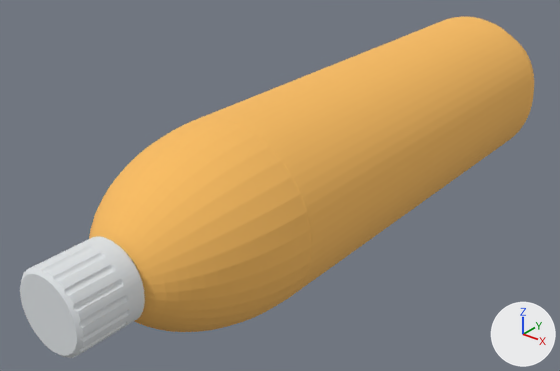
The OBJ model public/data/models/TestBottle/tinker.obj, before and after one commit.
Camera for both pictures: a camera (50 mm lens) standing at (48.4, -104.5, 25.3) and looking at (-1.4, -42.2, -13.3). Lighting does not change. The marker at lower right points along +X, +Y and +Z. Where no turn or scale is listed for an object, it has been applied to the vertices. Vertices at the same position are counted once.

In view in the first picture: 'obj_0'.
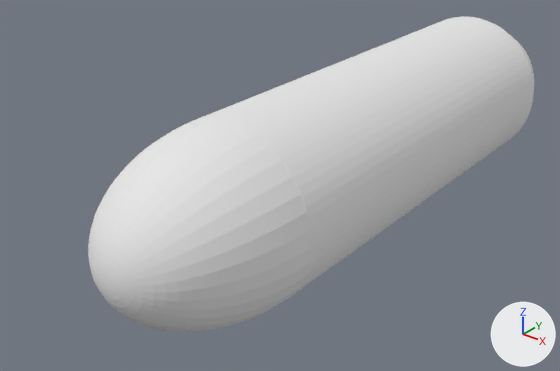
Location of each change, (x1, y1, x2, y2) in pixels of the pictures (560 x 371 px):
'obj_0', reshaped (13% narrower, 8% shorter): before (20, 16, 534, 358); after (88, 16, 534, 332)
part 1 of me_obj_0, cut back: before (20, 230, 154, 358); after (88, 230, 154, 320)
part 2 of me_obj_0, recoloured: after (100, 246, 139, 314)
part 3 of me_obj_0, recoloured (orange to white): (89, 16, 534, 332) in both

What changed in the scene script:
```text
Add mat_color_undefined:
    mat_color_undefined = principled_material('color_undefined')
    mat_color_undefined.base_color = (0.8, 0.8, 0.8)  # white #e7e7e7
    mat_color_undefined.roughness = 1.0
Change me_obj_0:
    used by ob_obj_0; location = (0.0, 0.0, 0.0)
    remove me_obj_0.from_pydata(...)  # 3456 vertices, 6908 faces; spans x -8.0..12.0, y -76.0..0.0, z -21.0..-1.0
    add me_obj_0.from_pydata(...)  # 1380 vertices, 2756 faces; spans x -8.0..12.0, y -70.0..0.0, z -21.0..-1.0
    me_obj_0 part 1: 17 vertices moved from x -1.2..5.2, y -69.0, z -14.5..-7.5 to x -1.2..5.2, y -69.8..-69.0, z -14.2..-7.8; 2190 vertices removed from x -2.0..6.0, y -76.0..-69.0, z -15.0..-7.0; 114 vertices added at x -1.4..5.4, y -70.0..-69.0, z -14.4..-7.6
    me_obj_0 part 2: 6 faces spanning x 0.3..5.2, y -69.5..-69.0, z -14.2..-7.8 switch from mat_color_12568524 (white #e0e5e7) to mat_color_undefined (white #e7e7e7)
    me_obj_0 part 3: 2408 faces spanning x -8.0..12.0, y -69.0..0.0, z -21.0..-1.0 switch from mat_color_16089887 (orange #fbbe62) to mat_color_undefined (white #e7e7e7)
```
